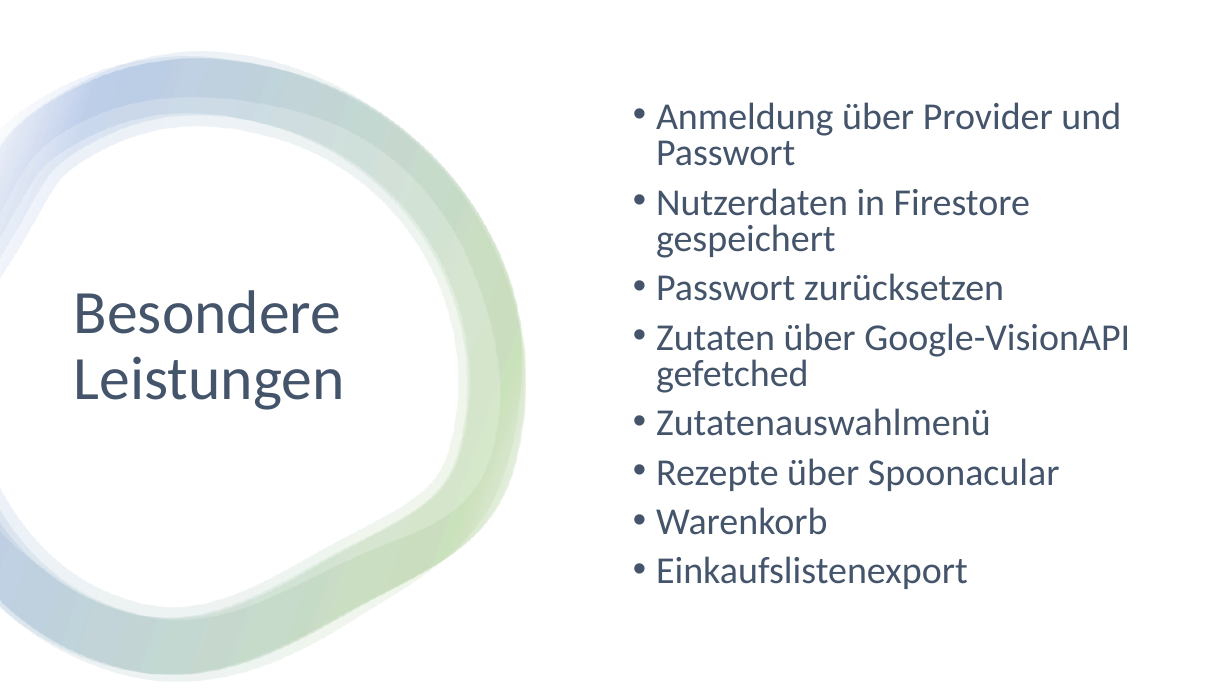
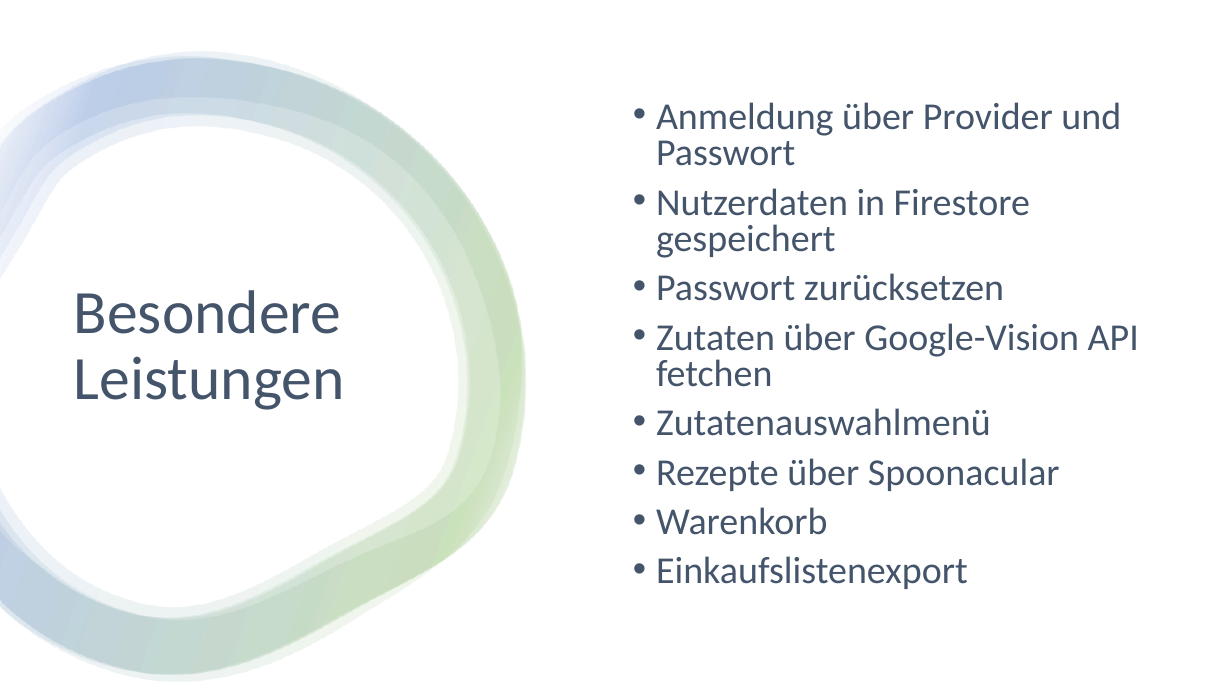
Before and after one commit to Michael-Blessing/FridgeMinder, a slide deck: slide 10 of PM/11-Abschlusspraesentation_Unterrichtsprojekt_FridgeMinder.pptx (slide 8 before the commit). Drawn at 1232x693 pixels with LibreOffice and Linux fonts; fonts in the diff are those of the drawing. Boxes give left, top, right and bottom in pixels: in the first picture for what was removed or moved away, otherwise in the second. Text is boxed around its words. In the diff, an @@ line names an element or a change of style, - is before the commit and + after.

```diff
--- a/PM/11-Abschlusspraesentation_Unterrichtsprojekt_FridgeMinder.pptx
+++ b/PM/11-Abschlusspraesentation_Unterrichtsprojekt_FridgeMinder.pptx
@@ text at box(656, 323, 1139, 387): text changed @@
-• Zutaten über Google-VisionAPI gefetched
+• Zutaten über Google-Vision API fetchen
```
Also in this commit, not shown: 3 other slides changed, 4 slides added, 1 slide removed, 1 other file.
